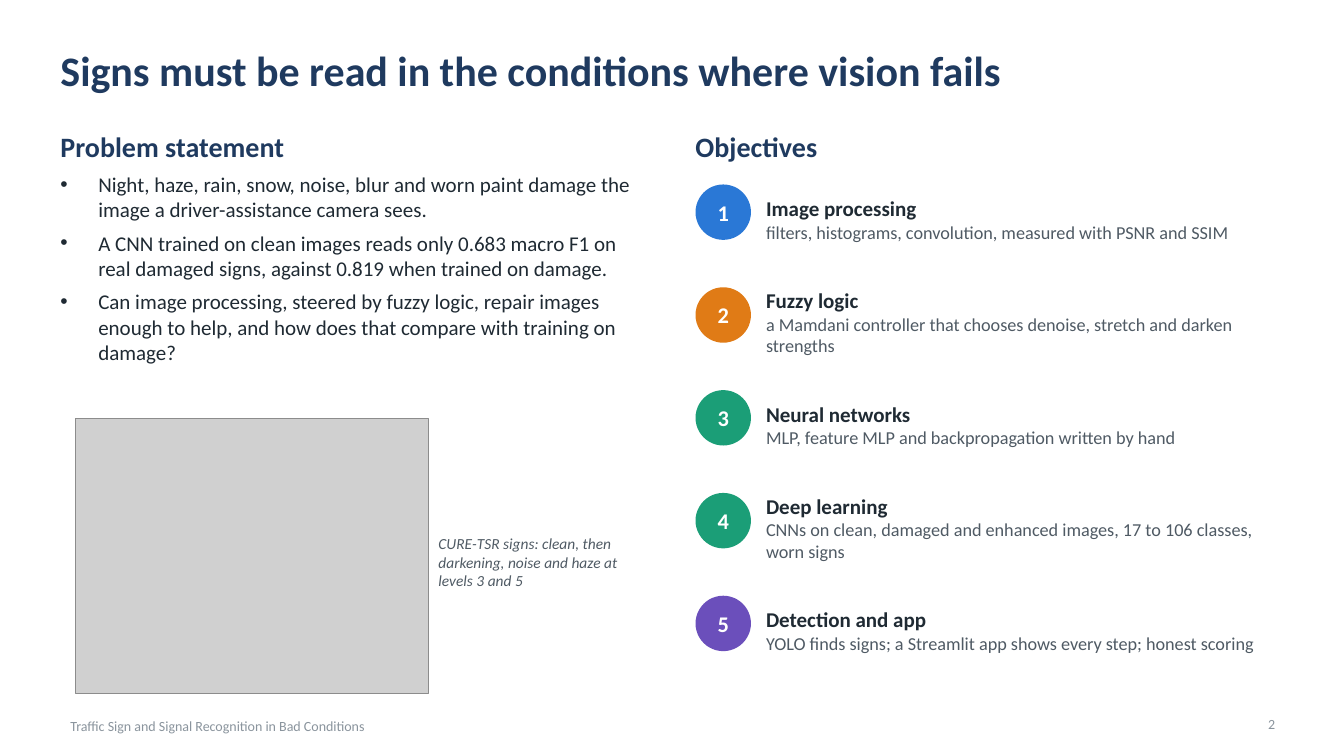
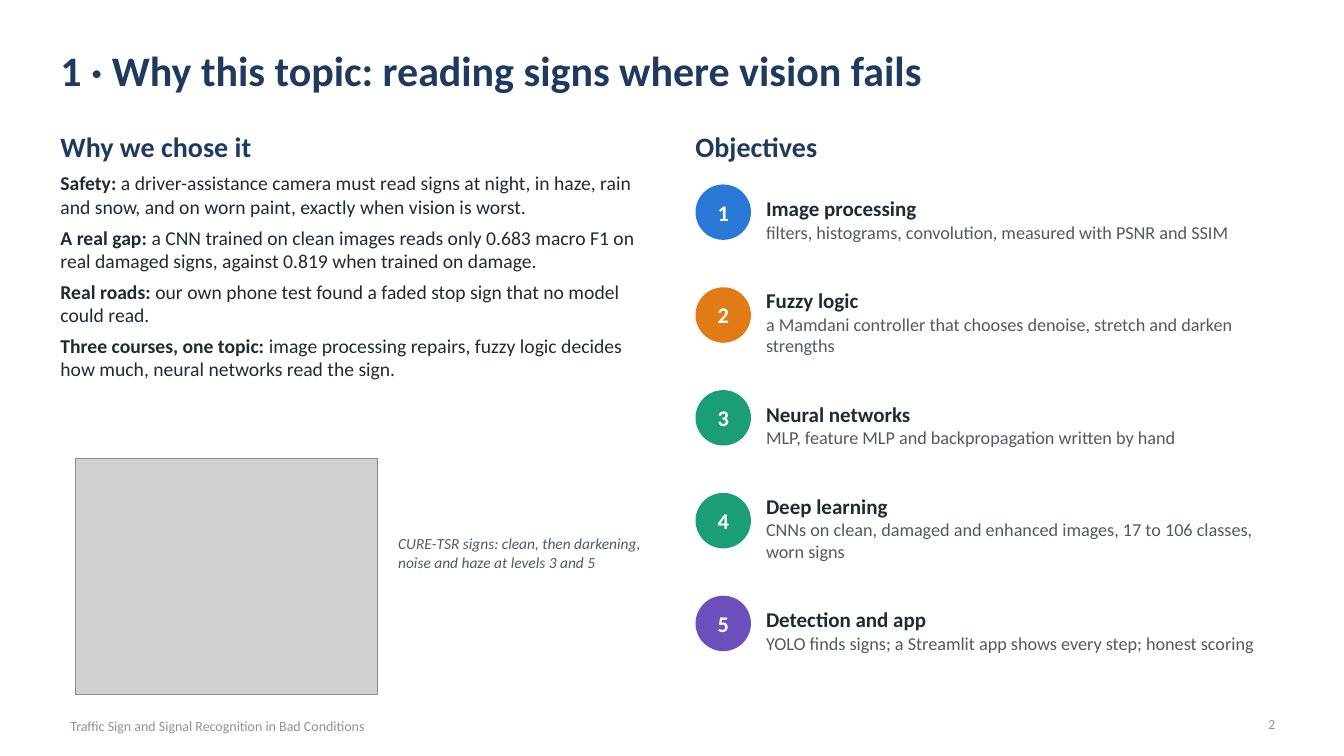
Before and after one commit to shreshav2404-code/Traffic-Sign-and-Signal-Recognition-in-Bad-Conditions, a slide deck: slide 2 of documents/report/Traffic_Sign_Recognition_Presentation.pptx. Drawn at 1344x756 pixels with LibreOffice and Linux fonts; fonts in the diff are those of the drawing; grey boxes stand for pictures. Boxes give left, top, right and bottom in pixels: in the first picture for what was removed or moved away, otherwise in the second. Text is boxed around its words. In the diff, an @@ line names an element or a change of style, - is before the commit and + after.

```diff
--- a/documents/report/Traffic_Sign_Recognition_Presentation.pptx
+++ b/documents/report/Traffic_Sign_Recognition_Presentation.pptx
@@ title at box(60, 56, 922, 93): text changed @@
-Signs must be read in the conditions where vision fails
+1 · Why this topic: reading signs where vision fails
@@ text at box(60, 137, 252, 162): text changed @@
-Problem statement
+Why we chose it
@@ text at box(60, 176, 634, 380): text changed; size 15 to 14 pt @@
-• Night, haze, rain, snow, noise, blur and worn paint damage the image a driver-assistance camera sees.
-• A CNN trained on clean images reads only 0.683 macro F1 on real damaged signs, against 0.819 when trained on damage.
-• Can image processing, steered by fuzzy logic, repair images enough to help, and how does that compare with training on damage?
+• Safety: a driver-assistance camera must read signs at night, in haze, rain and snow, and on worn paint, exactly when vision is worst.
+• A real gap: a CNN trained on clean images reads only 0.683 macro F1 on real damaged signs, against 0.819 when trained on damage.
+• Real roads: our own phone test found a faded stop sign that no model could read.
+• Three courses, one topic: image processing repairs, fuzzy logic decides how much, neural networks read the sign.
@@ picture: place and size @@
-picture at box(76, 418, 429, 694)
+picture at box(76, 459, 378, 695)
@@ text "CURE-TSR signs: clean, then darkening, ..." rewrapped from box(438, 538, 617, 586) to box(398, 538, 640, 568) @@
```
Also in this commit, not shown: 5 other slides changed, 1 slide added, 1 slide removed, 5 other files.
